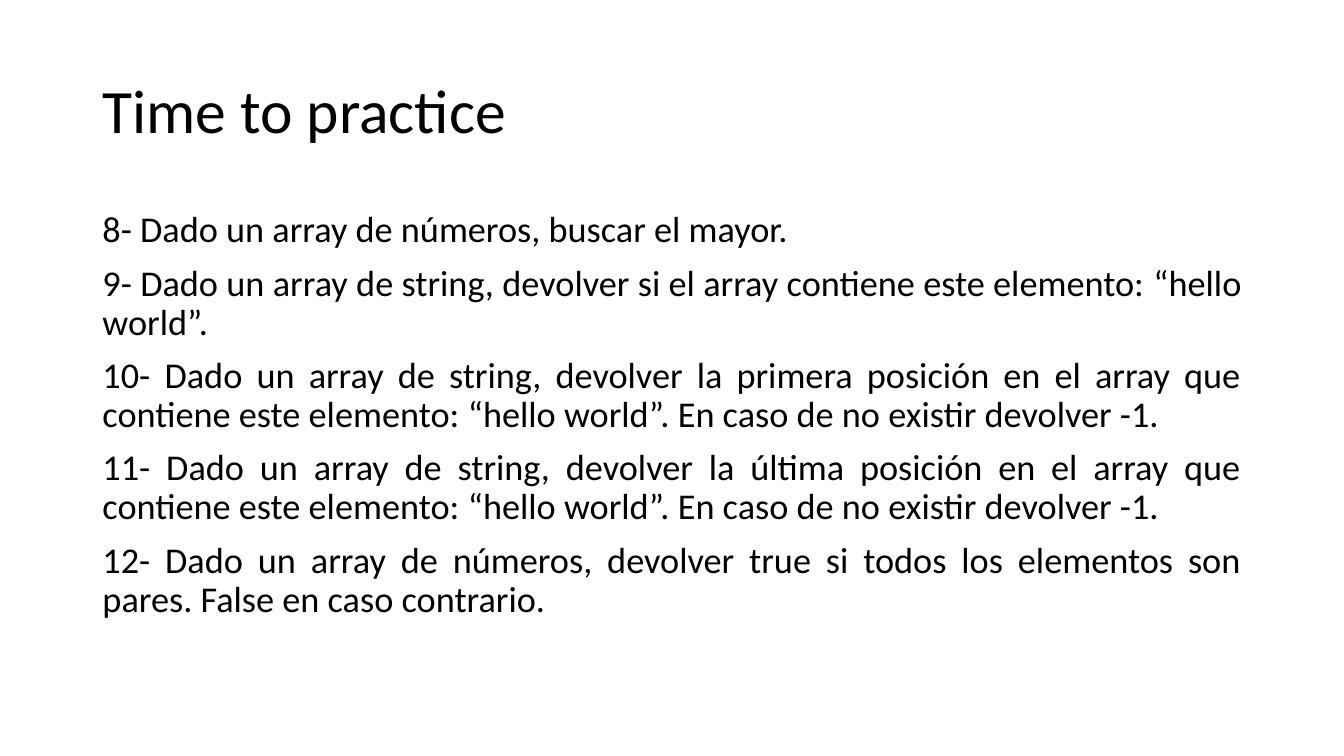
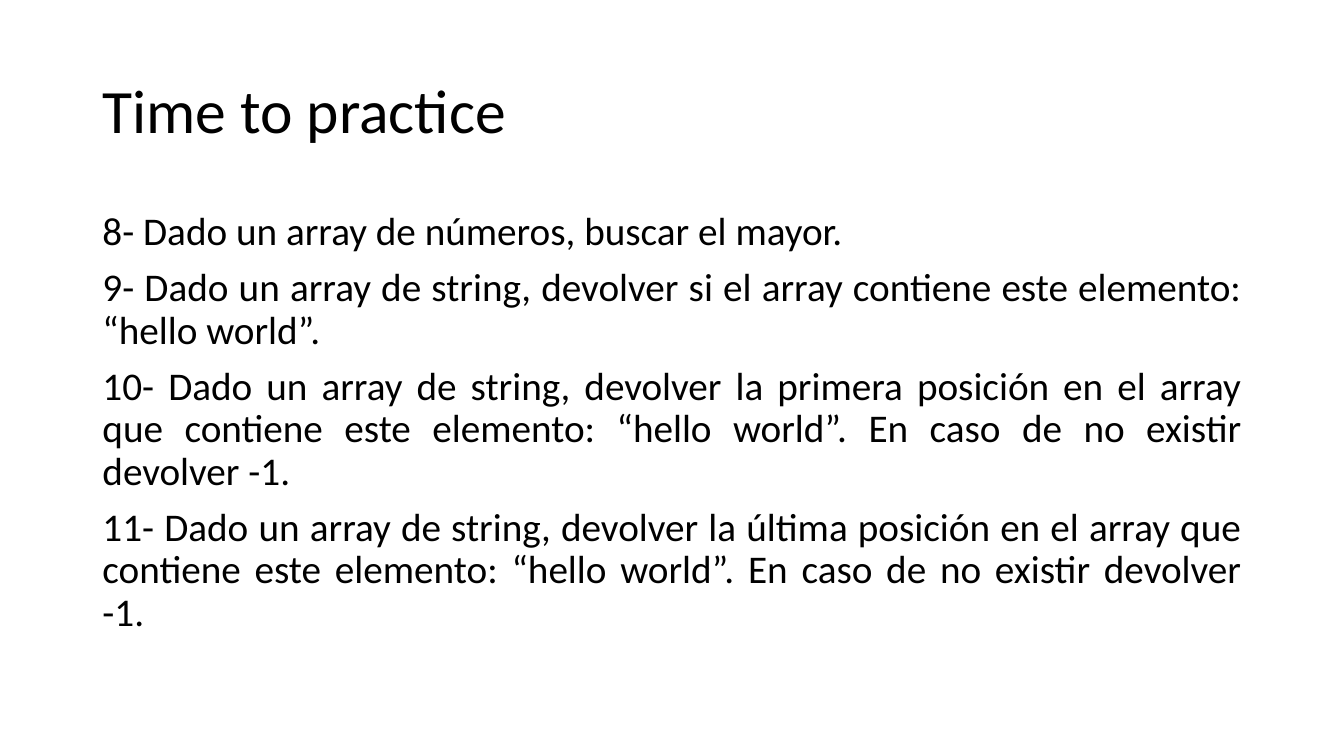
Before and after one commit to SarutobiKonohamaru/js_full_course, a slide deck: slide 48 of Presentacion.pptx. Drawn at 1344x756 pixels with LibreOffice and Linux fonts; fonts in the diff are those of the drawing. Boxes give left, top, right and bottom in pixels: in the first picture for what was removed or moved away, otherwise in the second. Text is boxed around its words. In the diff, an @@ line names an element or a change of style, - is before the commit and + after.

```diff
--- a/Presentacion.pptx
+++ b/Presentacion.pptx
@@ text "8- Dado un array de ..." at [102, 217, 1241, 627]: size 25.9 to 28 pt @@
@@ text at [102, 547, 1240, 618]: paragraph removed @@
-12- Dado un array de números, devolver true si todos los elementos son pares. False en caso contrario.
```
Also in this commit, not shown: 1 other slide changed, 4 slides added, 1 slide removed.
